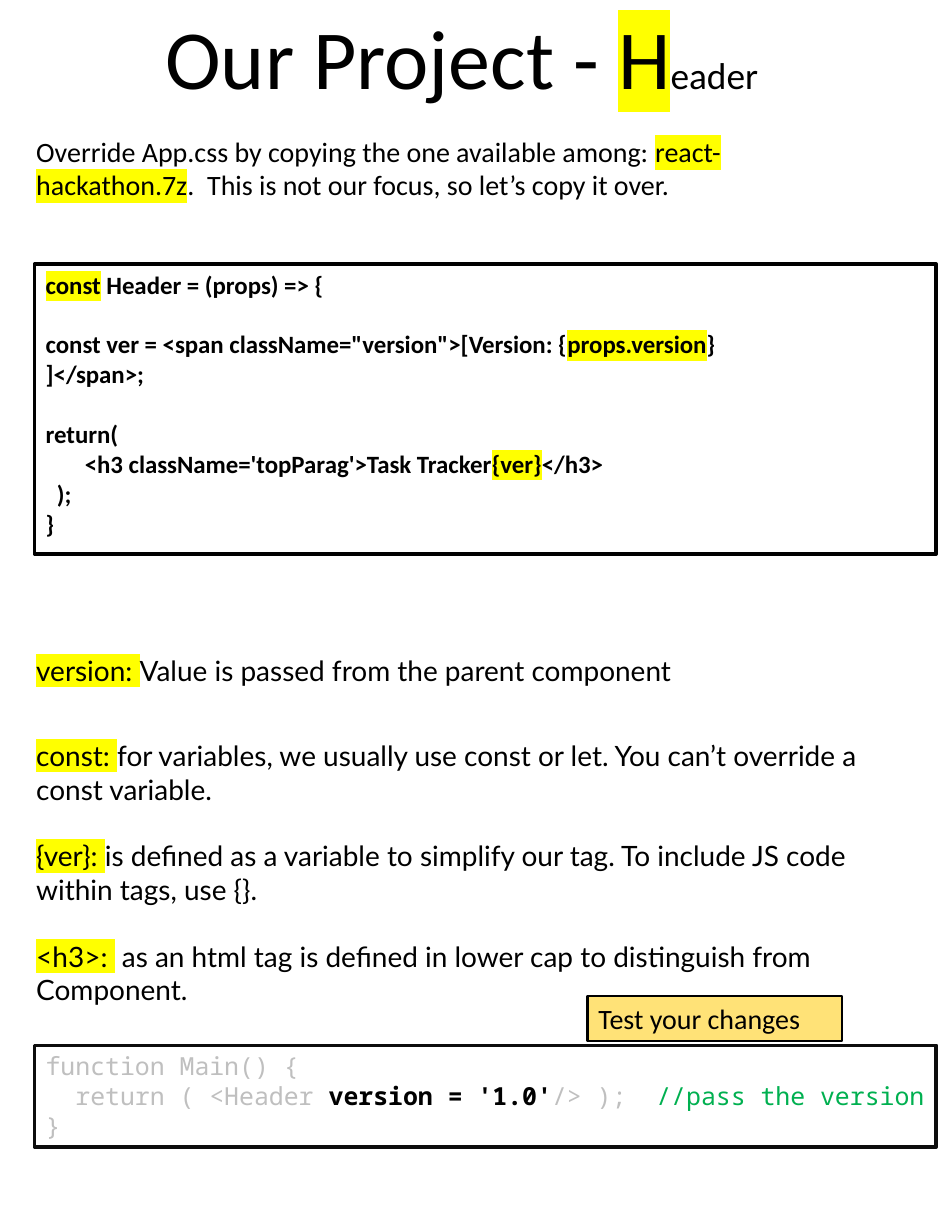
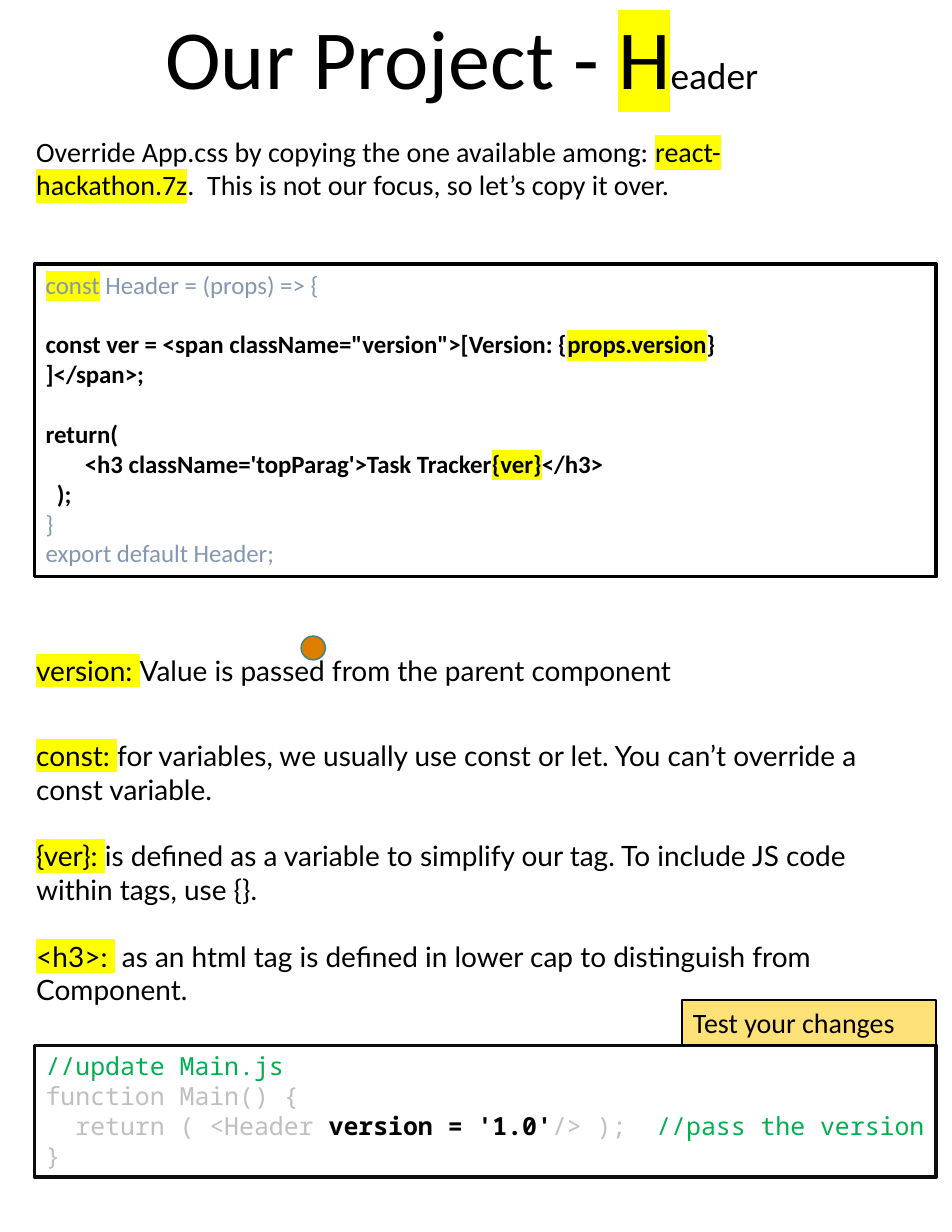
Before and after one commit to scorpion0511/mytracker, a slide deck: slide 29 of doc/React.pptx (slide 28 before the commit). Drawn at 952x1232 pixels with LibreOffice and Linux fonts; fonts in the diff are those of the drawing. Boxes give left, top, right and bottom in pixels: in the first picture for what was removed or moved away, otherwise in the second. Text is boxed around its words. In the diff, an @@ line names an element or a change of style, - is before the commit and + after.

```diff
--- a/doc/React.pptx
+++ b/doc/React.pptx
@@ rectangle "const Header = (props) => ...": place and size @@
-rectangle "const Header = (props) => ..." at bbox=[35, 264, 936, 554]
+rectangle "const Header = (props) => ..." at bbox=[35, 264, 936, 577]
@@ text in rectangle at bbox=[46, 276, 275, 298]: text colour #000000 to #8497B0, bold off in "const Header = (props) => {", "}" @@
@@ text in rectangle at bbox=[46, 545, 274, 566]: paragraph added @@
+export default Header;
@@ ellipse added at bbox=[301, 636, 326, 660], fill #DE7E00, outline #418581 1 pt @@
@@ rectangle "Test your changes": place and size @@
-rectangle "Test your changes" at bbox=[587, 996, 841, 1040]
+rectangle "Test your changes" at bbox=[682, 1000, 936, 1045]
@@ rectangle "//update Main.js": place and size @@
-rectangle "//update Main.js" at bbox=[35, 1045, 936, 1147]
+rectangle "//update Main.js" at bbox=[35, 1045, 936, 1177]
@@ text in rectangle at bbox=[46, 1056, 284, 1081]: paragraph added @@
+//update Main.js
```
Also in this commit, not shown: 5 other slides changed, 1 slide added.
